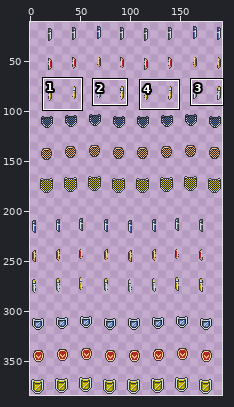
Two versions of one sprite sheet, data/sprites/hero/walking.shield.png. The picture above shows the old version from afar; the outline marks the close-up.
Close-up. First the earlier version:
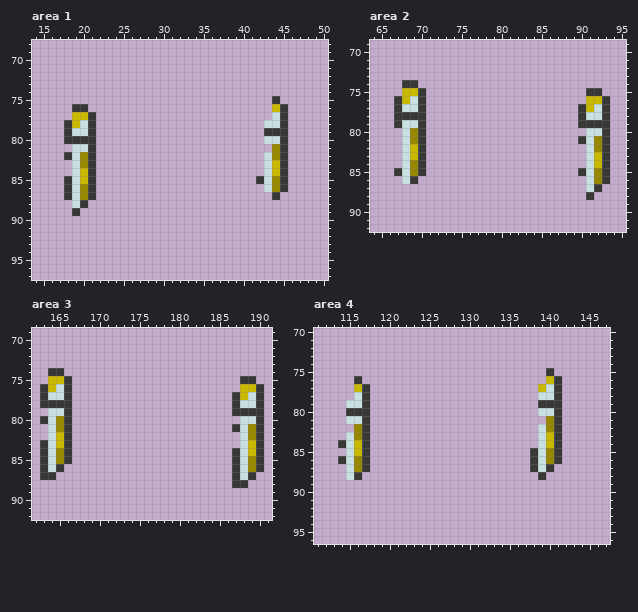
The file is 192x384 pixels. Pixels under 10% opacity are left out. Shown: area 1: x 14..50, y 68..97; area 2: x 64..95, y 69..92; area 3: x 162..191, y 69..92; area 4: x 111..147, y 70..96. The old version is drawn lined up with the new one. The wide view leaves out empty margins. The commit also changed other parts of the picture, which this record leaves out.
Once edited:
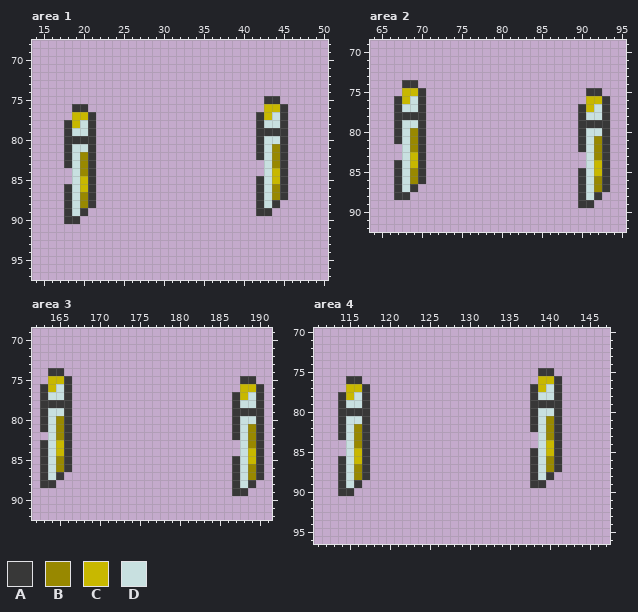
Palette (. is transparent): A #383838  B #988800  C #c8b800  D #c8e0e0
Diff:
drawings rearranged on the sheet (the old picture shows each at its new place; 14 dropped ones are not shown)
Area 1:
The author put colour A in row 75 at x 43; in rows 77 to 80 at x 42; in row 81 at x 18 and 42; in row 82 at x 42; in row 83 at x 18; in row 86 at x 42.
The author put colour A in row 87 at x 42 and 45; in row 88 at x 18, 21, 42 and 44; in row 89 at x 18, 20 and 42 to 43; in row 90 at x 18 to 19.
Colour A becomes colour B in row 87 at x 44; in row 88 at x 20.
Colour C becomes colour B in row 83 at x 44; in row 84 at x 20.
The author put colour C in rows 76 to 77 at x 43.
Colour B becomes colour C in row 85 at x 44; in row 86 at x 20.
The author put colour D in row 81 at x 43; in rows 87 to 88 at x 43.
Colour A becomes colour D in row 89 at x 19.
The author cleared colour A in row 85 at x 18.
Area 2:
The author put colour A in row 80 at x 67 and 90; in row 81 at x 67; in row 82 at x 90; in row 84 at x 67; in row 86 at x 67, 70 and 90; in row 87 at x 67, 69, 90 and 93.
The author put colour A in row 88 at x 67 to 68, 90 and 92; in row 89 at x 90 to 91.
Colour A becomes colour B in row 86 at x 69; in row 87 at x 92.
Colour C becomes colour B in row 82 at x 69; in row 83 at x 92.
Colour B becomes colour C in row 84 at x 69; in row 85 at x 92.
The author put colour D in row 87 at x 68.
Colour A becomes colour D in row 88 at x 91.
Area 3:
The author put colour A in row 79 at x 163; in row 80 at x 187; in row 81 at x 163; in row 82 at x 187; in row 86 at x 166; in row 87 at x 165 and 190.
The author put colour A in row 88 at x 163 to 164 and 189; in row 89 at x 187 to 188.
Colour A becomes colour B in row 86 at x 165; in row 87 at x 189.
Colour C becomes colour B in row 82 at x 165; in row 83 at x 189.
Colour B becomes colour C in row 84 at x 165; in row 85 at x 189.
Colour A becomes colour D in row 87 at x 164; in row 88 at x 188.
The author cleared colour A in row 84 at x 187.
Area 4:
The author put colour A in row 75 at x 139; in row 76 at x 115; in row 77 at x 138; in rows 78 to 82 at x 114 and 138; in row 83 at x 114; in row 87 at x 114 and 141.
The author put colour A in row 88 at x 114, 117, 138 and 140; in row 89 at x 114, 116 and 138 to 139; in row 90 at x 114 to 115.
Colour A becomes colour B in row 87 at x 140; in row 88 at x 116.
Colour C becomes colour B in row 83 at x 140; in row 84 at x 116.
The author put colour C in row 76 at x 139; in rows 77 to 78 at x 115.
Colour B becomes colour C in row 85 at x 140; in row 86 at x 116.
The author put colour D in row 81 at x 139; in row 82 at x 115; in row 89 at x 115.
Colour A becomes colour D in row 88 at x 139.
The author cleared colour A in row 84 at x 114.
